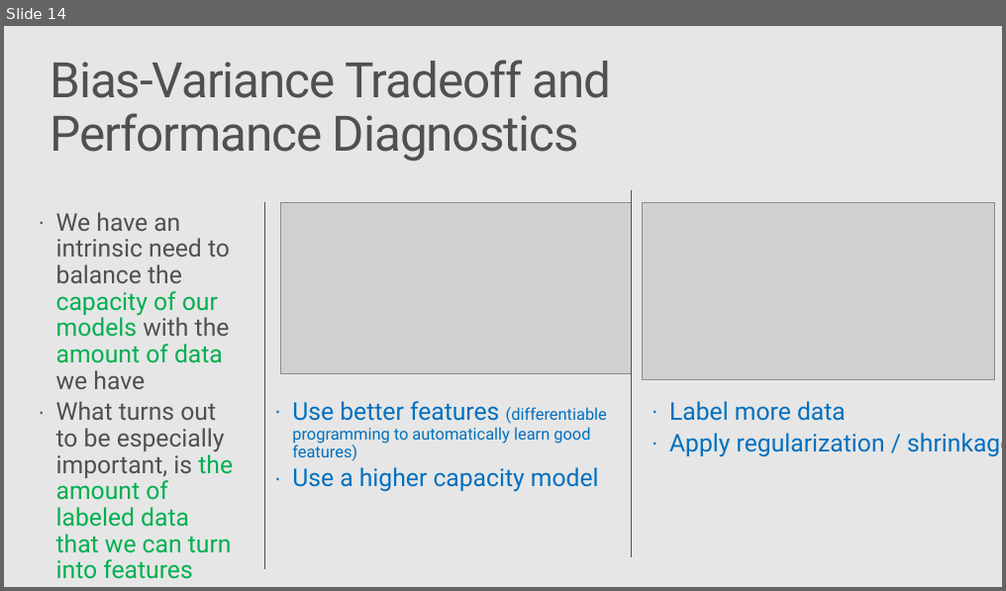
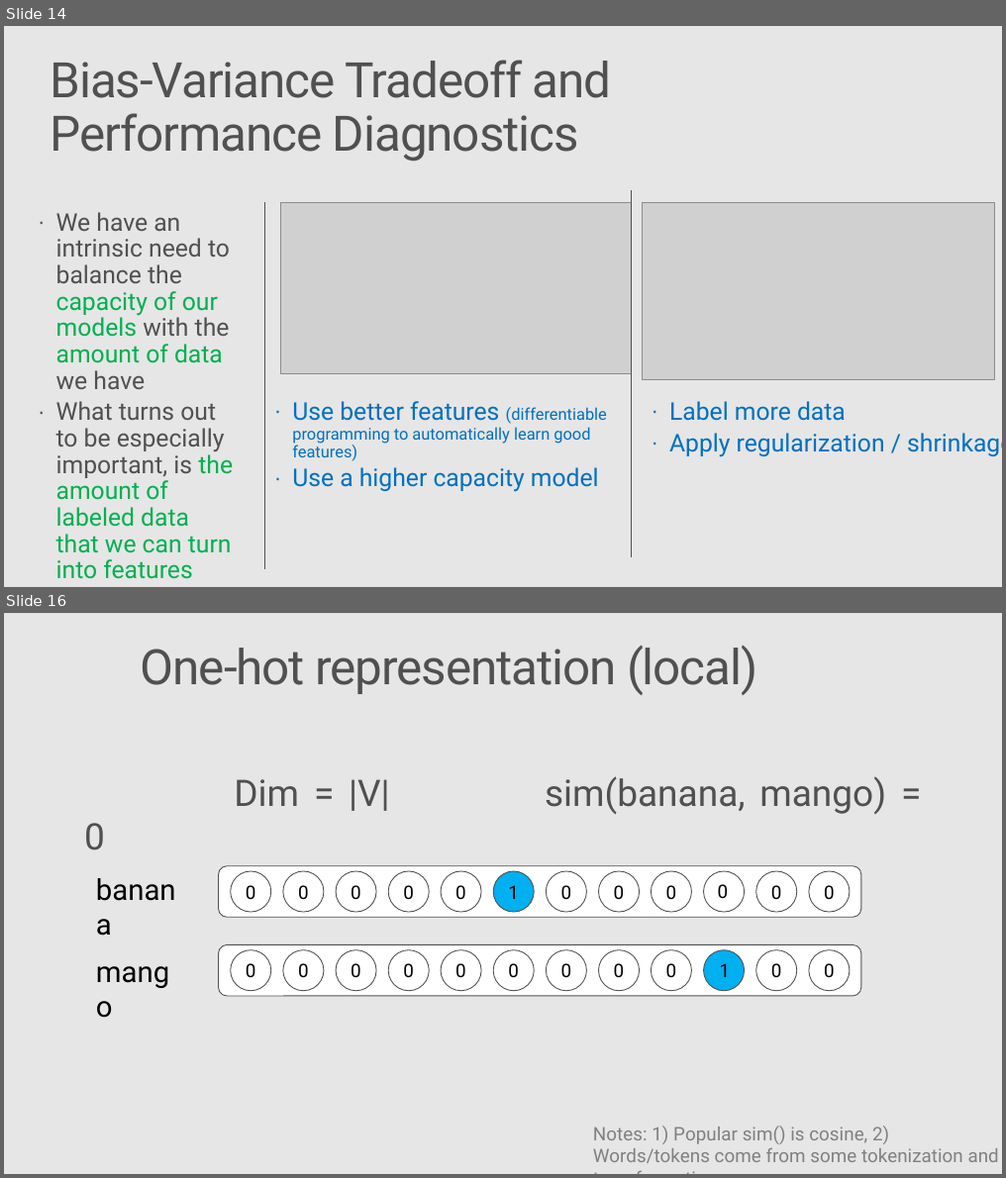
Before and after one commit to Azure/Strata2018, a slide deck: active_learning_workshop.pptx. Shown one above the other, each under a label of ours: slide 14 before the commit, slides 14 and 16 after it; the slides between them are not shown. The pictures are 1006x591 and 1006x1178 pixels, drawn with LibreOffice and Linux fonts; fonts in the diff are those of the drawing; grey boxes stand for pictures. Boxes give left, top, right and bottom in pixels: in the first picture for what was removed or moved away, otherwise in the second. Text is boxed around its words. In the diff, an @@ line names an element or a change of style, - is before the commit and + after.

```diff
--- a/active_learning_workshop.pptx
+++ b/active_learning_workshop.pptx
@@ slide 16 added at (4, 613, 1002, 1174), background #E6E6E6 @@
@@ title added at (141, 645, 758, 695), 48 pt, text #505050 @@
+One-hot representation (local)
@@ text added at (234, 776, 886, 814), 36 pt, text #505050 @@
+Dim = |V| sim(banana, mango) = 0
@@ text added at (89, 868, 194, 912), 28.6 pt, text #000000 @@
+banana
@@ rounded rectangle added at (218, 866, 861, 917), fill #FFFFFF, outline #505050 0.85 pt @@
@@ ellipse added at (231, 871, 271, 912), fill #FFFFFF, outline #505050 0.85 pt, 18.4 pt, text #000000 @@
+0
@@ ellipse added at (283, 871, 323, 912), fill #FFFFFF, outline #505050 0.85 pt, 18.4 pt, text #000000 @@
+0
@@ ellipse added at (336, 871, 376, 912), fill #FFFFFF, outline #505050 0.85 pt, 18.4 pt, text #000000 @@
+0
@@ ellipse added at (388, 871, 429, 912), fill #FFFFFF, outline #505050 0.85 pt, 18.4 pt, text #000000 @@
+0
@@ ellipse added at (441, 871, 481, 912), fill #FFFFFF, outline #505050 0.85 pt, 18.4 pt, text #000000 @@
+0
@@ ellipse added at (493, 871, 534, 912), fill #00B0F0, outline #505050 0.85 pt, 18.4 pt, text #000000 @@
+1
@@ ellipse added at (547, 871, 586, 912), fill #FFFFFF, outline #505050 0.85 pt, 18.4 pt, text #000000 @@
+0
@@ ellipse added at (598, 871, 639, 912), fill #FFFFFF, outline #505050 0.85 pt, 18.4 pt, text #000000 @@
+0
@@ ellipse added at (651, 871, 691, 912), fill #FFFFFF, outline #505050 0.85 pt, 18.4 pt, text #000000 @@
+0
@@ ellipse added at (703, 871, 744, 912), fill #FFFFFF, outline #505050 0.85 pt @@
@@ ellipse added at (756, 871, 796, 912), fill #FFFFFF, outline #505050 0.85 pt, 18.4 pt, text #000000 @@
+0
@@ ellipse added at (809, 871, 849, 912), fill #FFFFFF, outline #505050 0.85 pt, 18.4 pt, text #000000 @@
+0
@@ text added at (718, 884, 729, 898), 18.4 pt, text #000000 @@
+0
@@ text added at (89, 951, 188, 994), 28.6 pt, text #000000 @@
+mango
@@ rounded rectangle added at (218, 946, 861, 996), fill #FFFFFF, outline #505050 0.85 pt @@
@@ ellipse added at (231, 951, 271, 991), fill #FFFFFF, outline #505050 0.85 pt, 18.4 pt, text #000000 @@
+0
@@ ellipse added at (283, 951, 323, 991), fill #FFFFFF, outline #505050 0.85 pt, 18.4 pt, text #000000 @@
+0
@@ ellipse added at (336, 951, 376, 991), fill #FFFFFF, outline #505050 0.85 pt, 18.4 pt, text #000000 @@
+0
@@ ellipse added at (388, 951, 429, 991), fill #FFFFFF, outline #505050 0.85 pt, 18.4 pt, text #000000 @@
+0
@@ ellipse added at (441, 951, 481, 991), fill #FFFFFF, outline #505050 0.85 pt, 18.4 pt, text #000000 @@
+0
@@ ellipse added at (493, 951, 534, 991), fill #FFFFFF, outline #505050 0.85 pt, 18.4 pt, text #000000 @@
+0
@@ ellipse added at (547, 951, 586, 991), fill #FFFFFF, outline #505050 0.85 pt, 18.4 pt, text #000000 @@
+0
@@ ellipse added at (598, 951, 639, 991), fill #FFFFFF, outline #505050 0.85 pt, 18.4 pt, text #000000 @@
+0
@@ ellipse added at (651, 951, 691, 991), fill #FFFFFF, outline #505050 0.85 pt, 18.4 pt, text #000000 @@
+0
@@ ellipse added at (703, 951, 744, 991), fill #00B0F0, outline #505050 0.85 pt @@
@@ text added at (720, 963, 731, 977), 18.4 pt, text #000000 @@
+1
@@ ellipse added at (756, 951, 796, 991), fill #FFFFFF, outline #505050 0.85 pt, 18.4 pt, text #000000 @@
+0
@@ ellipse added at (809, 951, 849, 991), fill #FFFFFF, outline #505050 0.85 pt, 18.4 pt, text #000000 @@
+0
@@ text added at (593, 1126, 999, 1163), 18.4 pt, text #808080 @@
+Notes: 1) Popular sim() is cosine, 2) Words/tokens come from some tokenization and transformation
```
Also in this commit, not shown: 1 slide changed, 13 other slides added.
